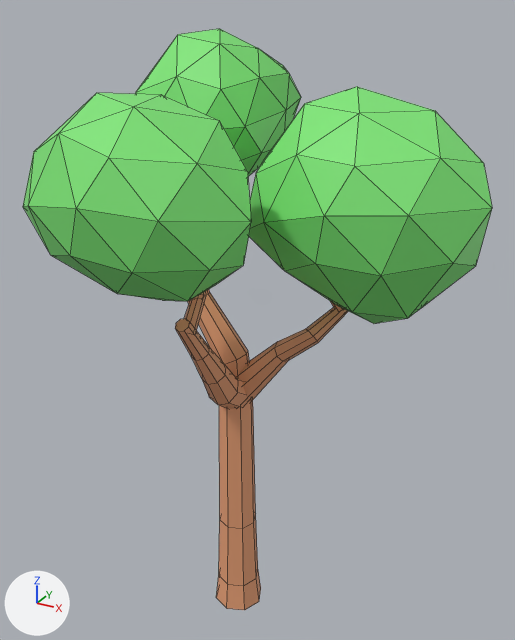
Two versions of the FBX model Assets/Fbx/Trees/Tree_7.fbx, one commit apart.
Rendered twice from a 50 mm camera at (43.1, -72.4, 82.8) aimed at (4.8, -2.8, 48.1). Lighting does not change. The marker at lower left points along +X, +Y and +Z. Mesh edges are drawn as thin lines. Where no turn or scale is listed for an object, it has been applied to the vertices.

Names of what the first picture shows: 'Tree_7'.
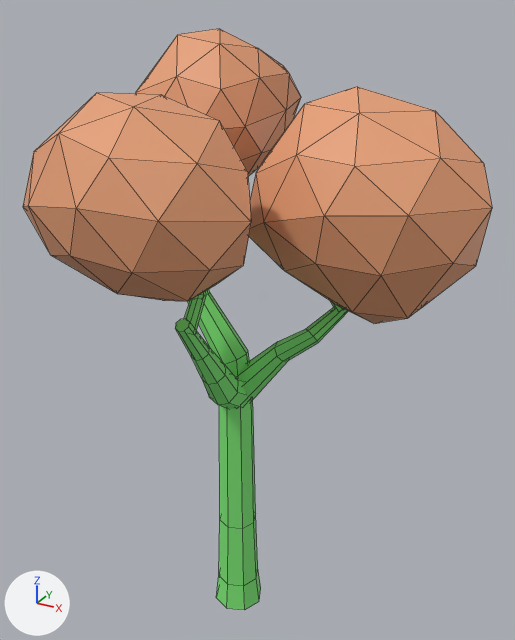
Pixel boxes (x1, y1, x2, y2) of what changed, in the pictures (515 x 640 px):
part 1 of me_icosphere_017, recoloured: (175, 289, 348, 610) in both
part 2 of me_icosphere_017, recoloured (green to beige): (23, 29, 492, 324) in both

Diff of the bpy script that builds the scene:
```diff
--- a/Assets/Fbx/Trees/Tree_7.fbx.py
+++ b/Assets/Fbx/Trees/Tree_7.fbx.py
@@ me_icosphere_017 @@
 me_icosphere_017.from_pydata(...)  # 382 vertices, 443 faces; spans x -15.8..30.4, y -27.9..17.1, z 0.0..80.4
 # used by ob_tree_7; location = (0.0, 0.0, 0.0)
+# me_icosphere_017 part 1: 201 of the faces centred in x -7.8..15.1, y -17.1..10.4, z 2.2..66.4 switch from mat_material_001 (beige #e7a076) to mat_material_002 (green #7ee776)
+# me_icosphere_017 part 2: all 240 faces that had it switch from mat_material_002 (green #7ee776) to mat_material_001 (beige #e7a076)
```
